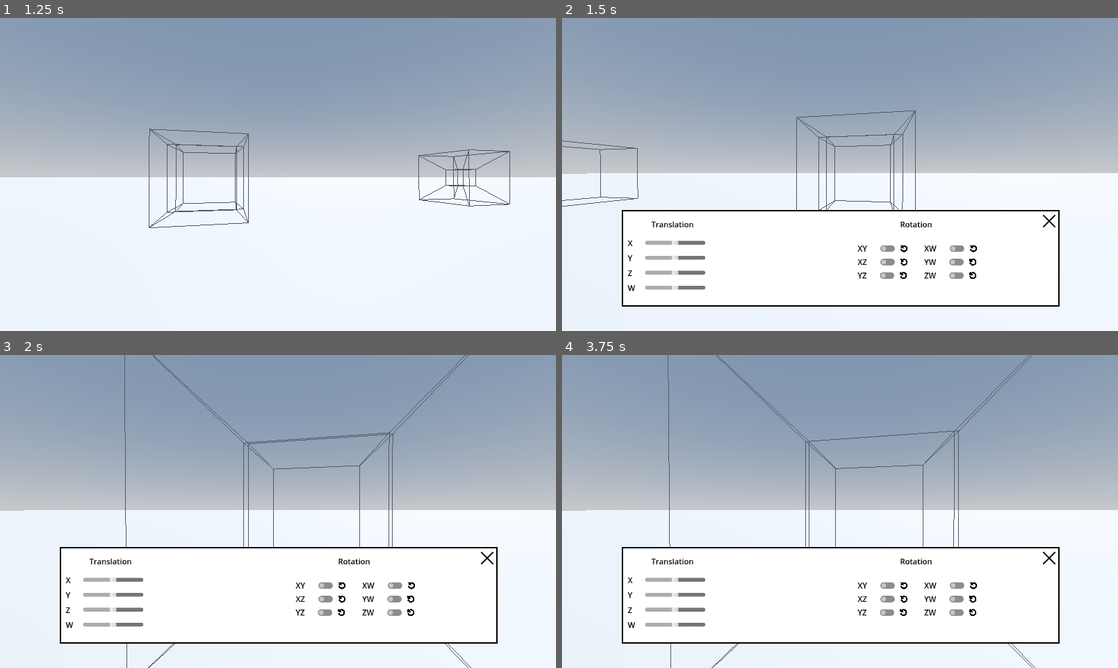
Above: before the commit, frames 1-4 (two rows, left to right).
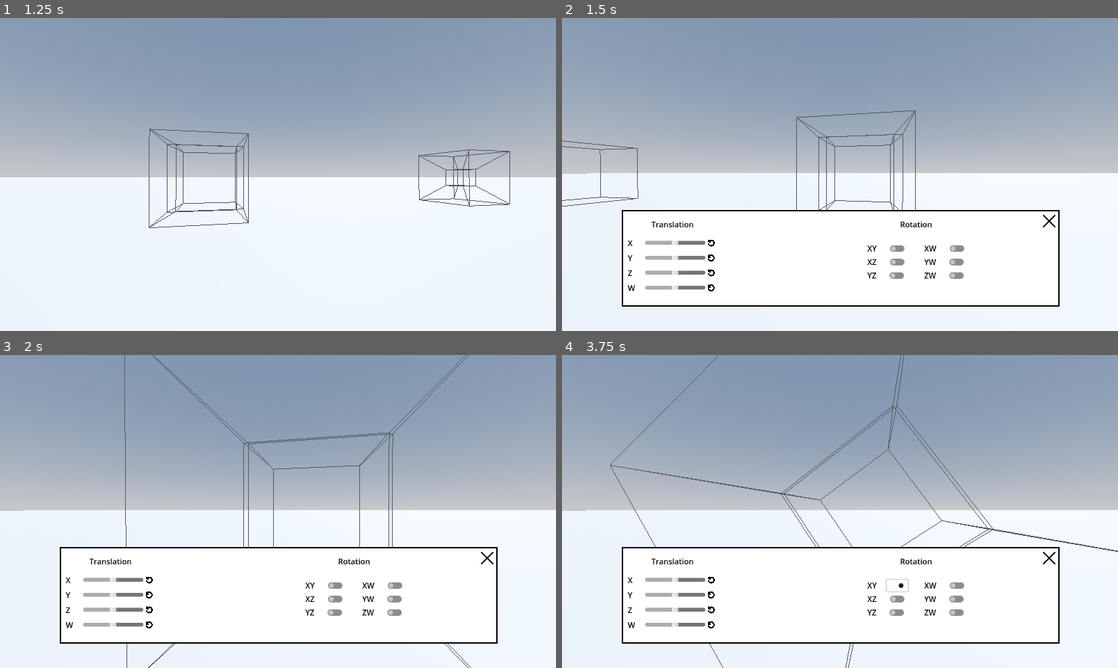
Above: after the commit, the same moments.

Repository: Stantrh/Projet_Tutore_4D_VR_KOMODZINSKI_RYSAK_TROHA
Game: Godot game, scene res://Scenes/world.tscn
The game is run twice, just before and just after one commit, with the same random seed, the same clock (stepped at 60 frames per second) and the same inputs.
Inputs (mouse positions are in pixels of both pictures, inside the frame that each line leads up to):
- Up to frame 1 (1.25 s): tap Enter at 0.5 s; move the mouse to (305, 174) at 0.52 s; hold W (move_forward) from 0.53 s (still down); hold Middle mouse button (rotate) from 0.53 s (still down)
- Up to frame 2 (1.5 s): keep holding W (move_forward); move the mouse to (812, 174) at 1.27 s; release Middle mouse button (rotate) at 1.28 s; click (812, 174) at 1.35 s
- Up to frame 3 (2 s): keep holding W (move_forward)
- Up to frame 4 (3.75 s): release W (move_forward) at 2 s; click (712, 580) at 2.02 s; click (712, 596) at 2.77 s; click (901, 586) at 3.52 s

Frame 1 is identical in both runs. In frame 2, 0.5% of the frame differs, in the area x 26-75%, y 70-88%; in frame 3, 0.5%; in frame 4, 1.9%, in the area x 8-100%, y 0-100%.

Commit message:
ajout reset button ui

Diff:
--- a/app4d/Scenes/ui.tscn
+++ b/app4d/Scenes/ui.tscn
@@ -94,13 +94,23 @@
 text = "X"
 label_settings = SubResource("LabelSettings_aibw1")
 
-[node name="translation_x_slider" type="HSlider" parent="ReferenceRect/ColorRect/Translation/HBoxContainer"]
+[node name="HBoxContainer" type="HBoxContainer" parent="ReferenceRect/ColorRect/Translation/HBoxContainer"]
+layout_mode = 2
+
+[node name="translation_x_slider" type="HSlider" parent="ReferenceRect/ColorRect/Translation/HBoxContainer/HBoxContainer"]
 custom_minimum_size = Vector2(125, 0)
 layout_mode = 2
 size_flags_horizontal = 0
 size_flags_vertical = 4
 min_value = -10.0
 max_value = 10.0
+
+[node name="x_translation_reset" type="TextureButton" parent="ReferenceRect/ColorRect/Translation/HBoxContainer/HBoxContainer"]
+custom_minimum_size = Vector2(16, 24)
+layout_mode = 2
+texture_normal = ExtResource("1_05trw")
+ignore_texture_size = true
+stretch_mode = 5
 
 [node name="HBoxContainer2" type="HBoxContainer" parent="ReferenceRect/ColorRect/Translation"]
 layout_mode = 2
@@ -121,13 +131,23 @@
 text = "Y"
 label_settings = SubResource("LabelSettings_aibw1")
 
-[node name="translation_y_slider" type="HSlider" parent="ReferenceRect/ColorRect/Translation/HBoxContainer2"]
+[node name="HBoxContainer" type="HBoxContainer" parent="ReferenceRect/ColorRect/Translation/HBoxContainer2"]
+layout_mode = 2
+
+[node name="translation_y_slider" type="HSlider" parent="ReferenceRect/ColorRect/Translation/HBoxContainer2/HBoxContainer"]
 custom_minimum_size = Vector2(125, 0)
 layout_mode = 2
 size_flags_horizontal = 4
 size_flags_vertical = 4
 min_value = -10.0
 max_value = 10.0
+
+[node name="y_translation_reset" type="TextureButton" parent="ReferenceRect/ColorRect/Translation/HBoxContainer2/HBoxContainer"]
+custom_minimum_size = Vector2(16, 24)
+layout_mode = 2
+texture_normal = ExtResource("1_05trw")
+ignore_texture_size = true
+stretch_mode = 5
 
 [node name="HBoxContainer3" type="HBoxContainer" parent="ReferenceRect/ColorRect/Translation"]
 layout_mode = 2
@@ -149,13 +169,23 @@
 text = "Z"
 label_settings = SubResource("LabelSettings_aibw1")
 
-[node name="translation_z_slider" type="HSlider" parent="ReferenceRect/ColorRect/Translation/HBoxContainer3"]
+[node name="HBoxContainer" type="HBoxContainer" parent="ReferenceRect/ColorRect/Translation/HBoxContainer3"]
+layout_mode = 2
+
+[node name="translation_z_slider" type="HSlider" parent="ReferenceRect/ColorRect/Translation/HBoxContainer3/HBoxContainer"]
 custom_minimum_size = Vector2(125, 0)
 layout_mode = 2
 size_flags_horizontal = 4
 size_flags_vertical = 4
 min_value = -10.0
 max_value = 10.0
+
+[node name="z_translation_reset" type="TextureButton" parent="ReferenceRect/ColorRect/Translation/HBoxContainer3/HBoxContainer"]
+custom_minimum_size = Vector2(16, 24)
+layout_mode = 2
+texture_normal = ExtResource("1_05trw")
+ignore_texture_size = true
+stretch_mode = 5
 
 [node name="HBoxContainer4" type="HBoxContainer" parent="ReferenceRect/ColorRect/Translation"]
 layout_mode = 2
@@ -176,13 +206,23 @@
 text = "W"
 label_settings = SubResource("LabelSettings_aibw1")
 
-[node name="translation_w_slider" type="HSlider" parent="ReferenceRect/ColorRect/Translation/HBoxContainer4"]
+[node name="HBoxContainer" type="HBoxContainer" parent="ReferenceRect/ColorRect/Translation/HBoxContainer4"]
+layout_mode = 2
+
+[node name="translation_w_slider" type="HSlider" parent="ReferenceRect/ColorRect/Translation/HBoxContainer4/HBoxContainer"]
 custom_minimum_size = Vector2(125, 0)
 layout_mode = 2
 size_flags_horizontal = 0
 size_flags_vertical = 4
 min_value = -10.0
 max_value = 10.0
+
+[node name="w_translation_reset" type="TextureButton" parent="ReferenceRect/ColorRect/Translation/HBoxContainer4/HBoxContainer"]
+custom_minimum_size = Vector2(16, 24)
+layout_mode = 2
+texture_normal = ExtResource("1_05trw")
+ignore_texture_size = true
+stretch_mode = 5
 
 [node name="Rotation" type="Control" parent="ReferenceRect/ColorRect"]
 layout_mode = 1
@@ -261,13 +301,6 @@
 [node name="xy_rotation_button" type="CheckButton" parent="ReferenceRect/ColorRect/Rotation/HBoxContainer/VBoxContainer/HBoxContainer5/HBoxContainer"]
 layout_mode = 2
 
-[node name="xy_rotation_reset_button" type="TextureButton" parent="ReferenceRect/ColorRect/Rotation/HBoxContainer/VBoxContainer/HBoxContainer5/HBoxContainer"]
-custom_minimum_size = Vector2(16, 24)
-layout_mode = 2
-texture_normal = ExtResource("1_05trw")
-ignore_texture_size = true
-stretch_mode = 5
-
 [node name="HBoxContainer6" type="HBoxContainer" parent="ReferenceRect/ColorRect/Rotation/HBoxContainer/VBoxContainer"]
 layout_mode = 2
 size_flags_vertical = 0
@@ -286,13 +319,6 @@
 [node name="xz_rotation_button" type="CheckButton" parent="ReferenceRect/ColorRect/Rotation/HBoxContainer/VBoxContainer/HBoxContainer6/HBoxContainer2"]
 layout_mode = 2
 
-[node name="xz_rotation_reset_button" type="TextureButton" parent="ReferenceRect/ColorRect/Rotation/HBoxContainer/VBoxContainer/HBoxContainer6/HBoxContainer2"]
-custom_minimum_size = Vector2(16, 24)
-layout_mode = 2
-texture_normal = ExtResource("1_05trw")
-ignore_texture_size = true
-stretch_mode = 5
-
 [node name="HBoxContainer7" type="HBoxContainer" parent="ReferenceRect/ColorRect/Rotation/HBoxContainer/VBoxContainer"]
 layout_mode = 2
 size_flags_vertical = 0
@@ -311,13 +337,6 @@
 [node name="yz_rotation_button" type="CheckButton" parent="ReferenceRect/ColorRect/Rotation/HBoxContainer/VBoxContainer/HBoxContainer7/HBoxContainer3"]
 layout_mode = 2
 
-[node name="yz_rotation_reset_button" type="TextureButton" parent="ReferenceRect/ColorRect/Rotation/HBoxContainer/VBoxContainer/HBoxContainer7/HBoxContainer3"]
-custom_minimum_size = Vector2(16, 24)
-layout_mode = 2
-texture_normal = ExtResource("1_05trw")
-ignore_texture_size = true
-stretch_mode = 5
-
 [node name="VBoxContainer2" type="VBoxContainer" parent="ReferenceRect/ColorRect/Rotation/HBoxContainer"]
 layout_mode = 2
 
@@ -339,13 +358,6 @@
 [node name="xw_rotation_button" type="CheckButton" parent="ReferenceRect/ColorRect/Rotation/HBoxContainer/VBoxContainer2/HBoxContainer5/HBoxContainer4"]
 layout_mode = 2
 
-[node name="xw_rotation_reset_button" type="TextureButton" parent="ReferenceRect/ColorRect/Rotation/HBoxContainer/VBoxContainer2/HBoxContainer5/HBoxContainer4"]
-custom_minimum_size = Vector2(16, 24)
-layout_mode = 2
-texture_normal = ExtResource("1_05trw")
-ignore_texture_size = true
-stretch_mode = 5
-
 [node name="HBoxContainer6" type="HBoxContainer" parent="ReferenceRect/ColorRect/Rotation/HBoxContainer/VBoxContainer2"]
 layout_mode = 2
 size_flags_vertical = 0
@@ -364,13 +376,6 @@
 [node name="yw_rotation_button" type="CheckButton" parent="ReferenceRect/ColorRect/Rotation/HBoxContainer/VBoxContainer2/HBoxContainer6/HBoxContainer5"]
 layout_mode = 2
 
-[node name="yw_rotation_reset_button" type="TextureButton" parent="ReferenceRect/ColorRect/Rotation/HBoxContainer/VBoxContainer2/HBoxContainer6/HBoxContainer5"]
-custom_minimum_size = Vector2(16, 24)
-layout_mode = 2
-texture_normal = ExtResource("1_05trw")
-ignore_texture_size = true
-stretch_mode = 5
-
 [node name="HBoxContainer7" type="HBoxContainer" parent="ReferenceRect/ColorRect/Rotation/HBoxContainer/VBoxContainer2"]
 layout_mode = 2
 size_flags_vertical = 0
@@ -389,20 +394,12 @@
 [node name="zw_rotation_button" type="CheckButton" parent="ReferenceRect/ColorRect/Rotation/HBoxContainer/VBoxContainer2/HBoxContainer7/HBoxContainer6"]
 layout_mode = 2
 
-[node name="zw_rotation_reset_button" type="TextureButton" parent="ReferenceRect/ColorRect/Rotation/HBoxContainer/VBoxContainer2/HBoxContainer7/HBoxContainer6"]
-custom_minimum_size = Vector2(16, 24)
-layout_mode = 2
-texture_normal = ExtResource("1_05trw")
-ignore_texture_size = true
-stretch_mode = 5
-
-[connection signal="drag_ended" from="ReferenceRect/ColorRect/Translation/HBoxContainer/translation_x_slider" to="." method="_on_translation_x_slider_drag_ended"]
-[connection signal="value_changed" from="ReferenceRect/ColorRect/Translation/HBoxContainer/translation_x_slider" to="." method="_on_translation_x_slider_value_changed"]
-[connection signal="drag_ended" from="ReferenceRect/ColorRect/Translation/HBoxContainer2/translation_y_slider" to="." method="_on_translation_y_slider_drag_ended"]
-[connection signal="value_changed" from="ReferenceRect/ColorRect/Translation/HBoxContainer2/translation_y_slider" to="." method="_on_translation_y_slider_value_changed"]
-[connection signal="drag_ended" from="ReferenceRect/ColorRect/Translation/HBoxContainer3/translation_z_slider" to="." method="_on_translation_z_slider_drag_ended"]
-[connection signal="value_changed" from="ReferenceRect/ColorRect/Translation/HBoxContainer3/translation_z_slider" to="." method="_on_translation_z_slider_value_changed"]
-[connection signal="drag_ended" from="ReferenceRect/ColorRect/Translation/HBoxContainer4/translation_w_slider" to="." method="_on_translation_w_slider_drag_ended"]
-[connection signal="value_changed" from="ReferenceRect/ColorRect/Translation/HBoxContainer4/translation_w_slider" to="." method="_on_translation_w_slider_value_changed"]
+[connection signal="drag_ended" from="ReferenceRect/ColorRect/Translation/HBoxContainer/HBoxContainer/translation_x_slider" to="." method="_on_translation_x_slider_drag_ended"]
+[connection signal="value_changed" from="ReferenceRect/ColorRect/Translation/HBoxContainer/HBoxContainer/translation_x_slider" to="." method="_on_translation_x_slider_value_changed"]
+[connection signal="drag_ended" from="ReferenceRect/ColorRect/Translation/HBoxContainer2/HBoxContainer/translation_y_slider" to="." method="_on_translation_y_slider_drag_ended"]
+[connection signal="value_changed" from="ReferenceRect/ColorRect/Translation/HBoxContainer2/HBoxContainer/translation_y_slider" to="." method="_on_translation_y_slider_value_changed"]
+[connection signal="drag_ended" from="ReferenceRect/ColorRect/Translation/HBoxContainer3/HBoxContainer/translation_z_slider" to="." method="_on_translation_z_slider_drag_ended"]
+[connection signal="value_changed" from="ReferenceRect/ColorRect/Translation/HBoxContainer3/HBoxContainer/translation_z_slider" to="." method="_on_translation_z_slider_value_changed"]
+[connection signal="drag_ended" from="ReferenceRect/ColorRect/Translation/HBoxContainer4/HBoxContainer/translation_w_slider" to="." method="_on_translation_w_slider_drag_ended"]
+[connection signal="value_changed" from="ReferenceRect/ColorRect/Translation/HBoxContainer4/HBoxContainer/translation_w_slider" to="." method="_on_translation_w_slider_value_changed"]
 [connection signal="pressed" from="ReferenceRect/ColorRect/Rotation/close_button" to="." method="_on_close_button_pressed"]
-[connection signal="pressed" from="ReferenceRect/ColorRect/Rotation/HBoxContainer/VBoxContainer/HBoxContainer5/HBoxContainer/xy_rotation_reset_button" to="." method="_on_xy_rotation_reset_button_pressed"]
--- a/app4d/Scripts/ui.gd
+++ b/app4d/Scripts/ui.gd
@@ -1,7 +1,10 @@
 extends Control
 
 @export var object_controlled : Node
-@onready var translation_sliders : Array = [$ReferenceRect/ColorRect/Translation/HBoxContainer/translation_x_slider,$ReferenceRect/ColorRect/Translation/HBoxContainer2/translation_y_slider,$ReferenceRect/ColorRect/Translation/HBoxContainer3/translation_z_slider,$ReferenceRect/ColorRect/Translation/HBoxContainer4/translation_w_slider]
+@onready var translation_sliders : Array[HSlider] = [$ReferenceRect/ColorRect/Translation/HBoxContainer/HBoxContainer/translation_x_slider,
+$ReferenceRect/ColorRect/Translation/HBoxContainer2/HBoxContainer/translation_y_slider,
+$ReferenceRect/ColorRect/Translation/HBoxContainer3/HBoxContainer/translation_z_slider,
+$ReferenceRect/ColorRect/Translation/HBoxContainer4/HBoxContainer/translation_w_slider]
 
 
 # Pour les sliders, on garde les positions des sliders précédents dans un dictionnaire qu'on actualise
@@ -17,7 +20,10 @@
 var yw_rotation_button
 var zw_rotation_button
 
-
+var x_translation_reset_button : TextureButton
+var y_translation_reset_button : TextureButton
+var z_translation_reset_button : TextureButton
+var w_translation_reset_button : TextureButton
 # Called when the node enters the scene tree for the first time.
 func _ready():
 	# On associe aux boutons d'activation de rotation leur noeud
@@ -43,6 +49,16 @@
 	rotation_buttons["YW"] = yw_rotation_button
 	rotation_buttons["ZW"] = zw_rotation_button
 
+	# On associe aux boutons de réinitialisation de la translation leurs noeuds
+	x_translation_reset_button = $ReferenceRect/ColorRect/Translation/HBoxContainer/HBoxContainer/x_translation_reset
+	y_translation_reset_button = $ReferenceRect/ColorRect/Translation/HBoxContainer2/HBoxContainer/y_translation_reset
+	z_translation_reset_button = $ReferenceRect/ColorRect/Translation/HBoxContainer3/HBoxContainer/z_translation_reset
+	w_translation_reset_button = $ReferenceRect/ColorRect/Translation/HBoxContainer4/HBoxContainer/w_translation_reset
+
+	x_translation_reset_button.connect("pressed", Callable(self,"_on_translation_reset_button_pressed").bind(0))
+	y_translation_reset_button.connect("pressed", Callable(self,"_on_translation_reset_button_pressed").bind(1))
+	z_translation_reset_button.connect("pressed", Callable(self,"_on_translation_reset_button_pressed").bind(2))
+	w_translation_reset_button.connect("pressed", Callable(self,"_on_translation_reset_button_pressed").bind(3))
 
 func _on_check_button_toggled(button_pressed: bool, axis_pair: String):
 	if object_controlled:
@@ -222,3 +238,7 @@
 	object_controlled = null
 	Input.set_mouse_mode(Input.MOUSE_MODE_CAPTURED)
 	visible = false
+
+
+func _on_translation_reset_button_pressed(i : int):
+	translation_sliders[i].value = 0
